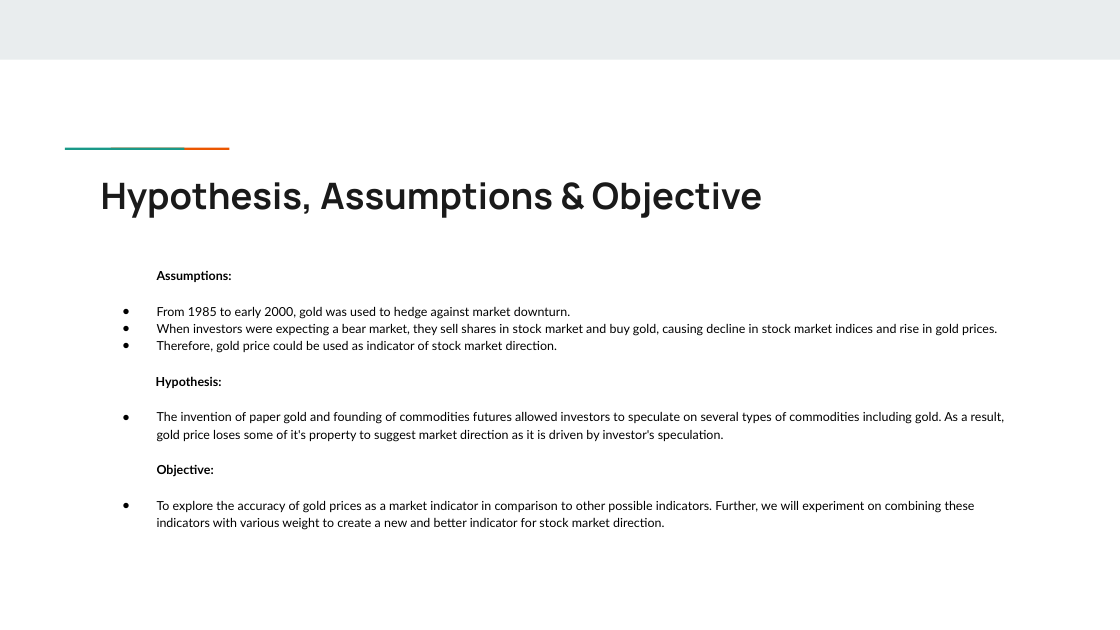
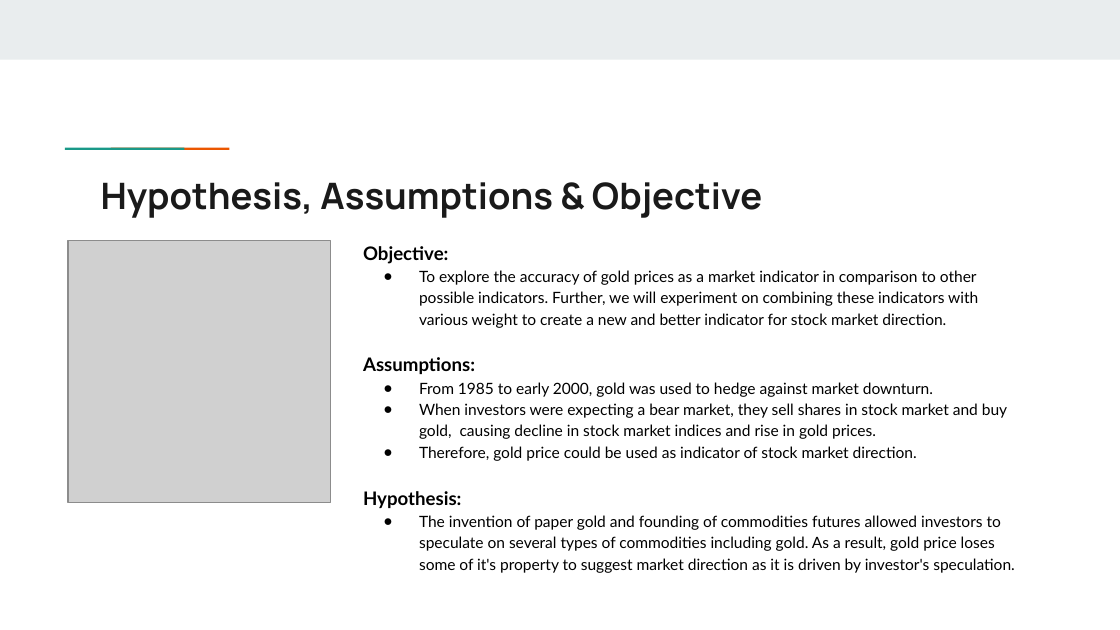
Before and after one commit to lfarlima/Monte-Carlo-Simulation, a slide deck: slide 2 of Project-01/Group Project Presentation.pptx. Drawn at 1120x630 pixels with LibreOffice and Linux fonts; fonts in the diff are those of the drawing; grey boxes stand for pictures. Boxes give left, top, right and bottom in pixels: in the first picture for what was removed or moved away, otherwise in the second. Text is boxed around its words. In the diff, an @@ line names an element or a change of style, - is before the commit and + after.

```diff
--- a/Project-01/Group Project Presentation.pptx
+++ b/Project-01/Group Project Presentation.pptx
@@ text "Objective:": place and size @@
-text "Objective:" at (156, 271, 1004, 530)
+text "Objective:" at (363, 246, 1015, 573)
@@ picture added at (68, 241, 330, 503) @@
@@ text at (363, 246, 978, 328): paragraphs added @@
+Objective:
+● To explore the accuracy of gold prices as a market indicator in comparison to other possible indicators. Further, we will experiment on combining these indicators with various weight to create a new and better indicator for stock market direction.
@@ text at (363, 357, 1015, 573): size 8 to 12 pt in "Assumptions:", "Hypothesis:"; size 8 to 10 pt in "From 1985 to early 2000, gold was ...", "When investors were expecting a bear market, ...", "Therefore, gold price could be used as ...", "The invention of paper gold and founding ..."; indent changed; less space between paragraphs @@
@@ text at (157, 464, 975, 530): paragraphs removed @@
-Objective:
-● To explore the accuracy of gold prices as a market indicator in comparison to other possible indicators. Further, we will experiment on combining these indicators with various weight to create a new and better indicator for stock market direction.
```
Also in this commit, not shown: 8 other slides changed, 3 slides added, 3 other files.
